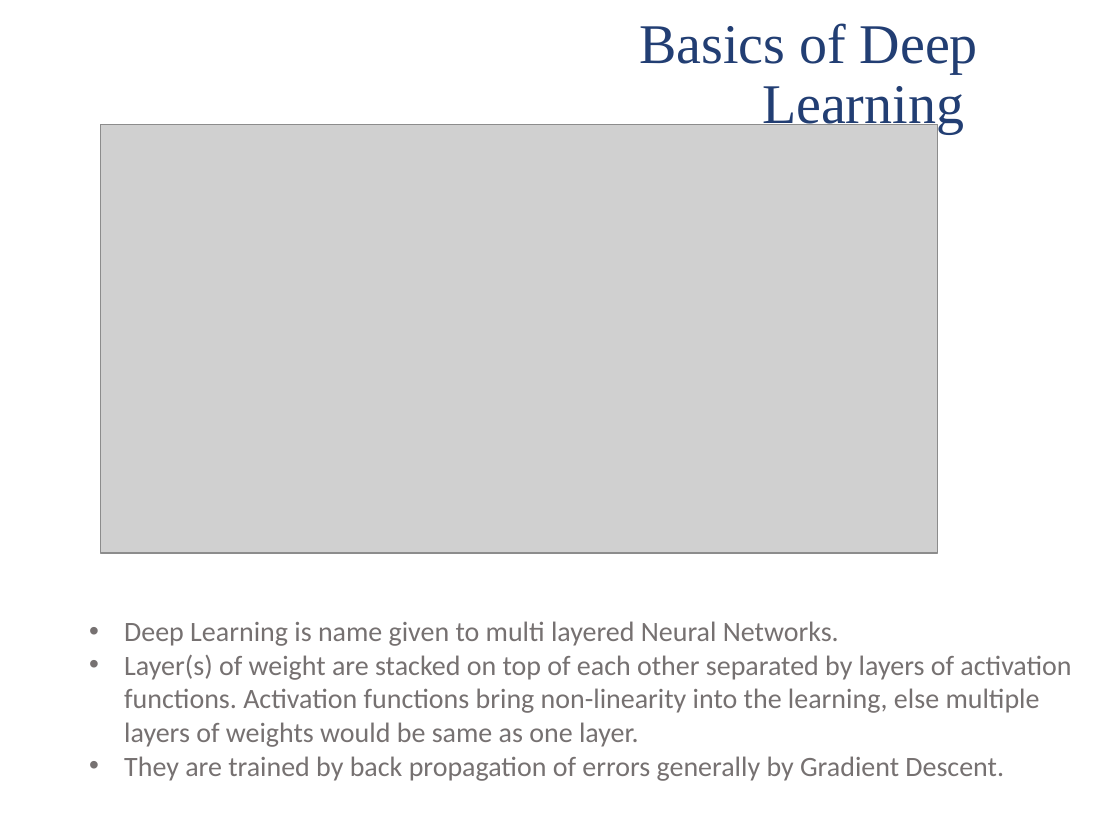
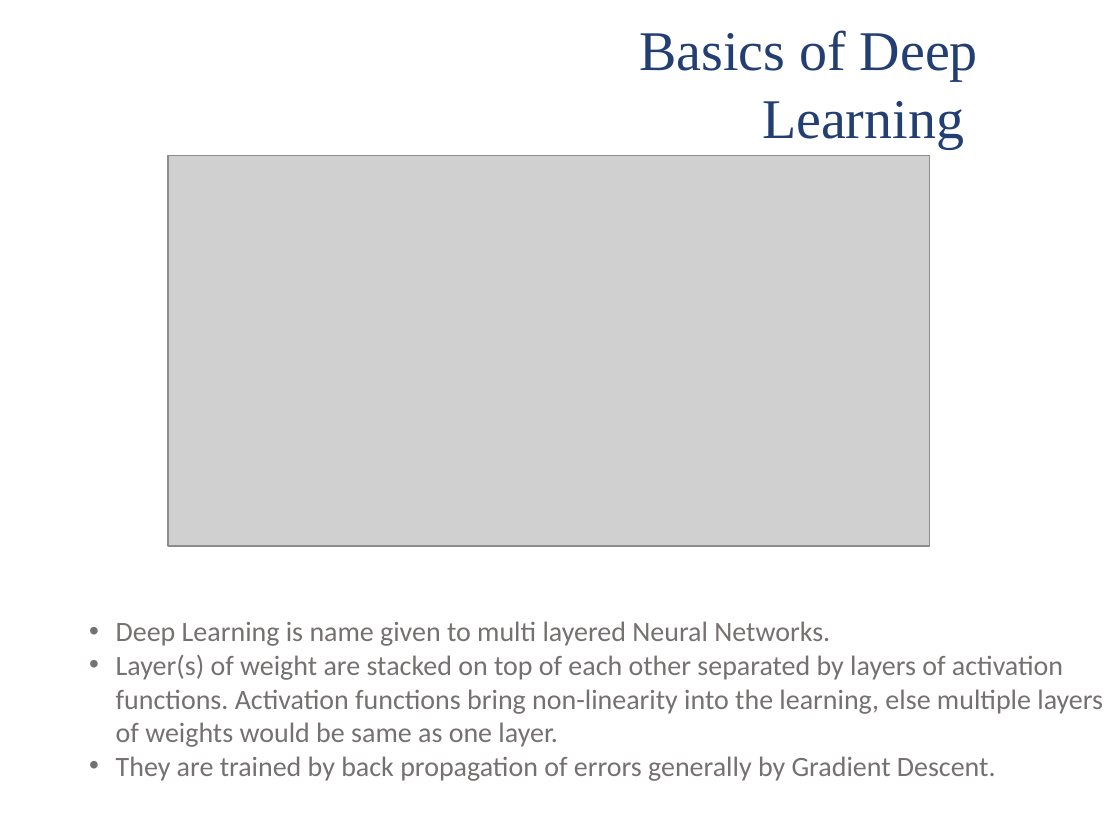
Before and after one commit to ParallelDots/Talks, a slide deck: slide 9 of Fifth_Element_Talk-Muktabh_Mayank.pptx. Drawn at 1120x840 pixels with LibreOffice and Linux fonts; fonts in the diff are those of the drawing; grey boxes stand for pictures; background and template pictures are left out. Boxes give left, top, right and bottom in pixels: in the first picture for what was removed or moved away, otherwise in the second. Text is boxed around its words. In the diff, an @@ line names an element or a change of style, - is before the commit and + after.

```diff
--- a/Fifth_Element_Talk-Muktabh_Mayank.pptx
+++ b/Fifth_Element_Talk-Muktabh_Mayank.pptx
@@ text "Basics of Deep Learning" at [639, 30, 978, 148]: line spacing 0.9 to 1 @@
@@ picture: place and size @@
-picture at [101, 124, 939, 553]
+picture at [168, 156, 930, 545]
@@ text "Deep Learning is name given ..." at [116, 621, 1103, 781]: indent changed @@
```
Also in this commit, not shown: 12 other slides changed, 1 other file.
